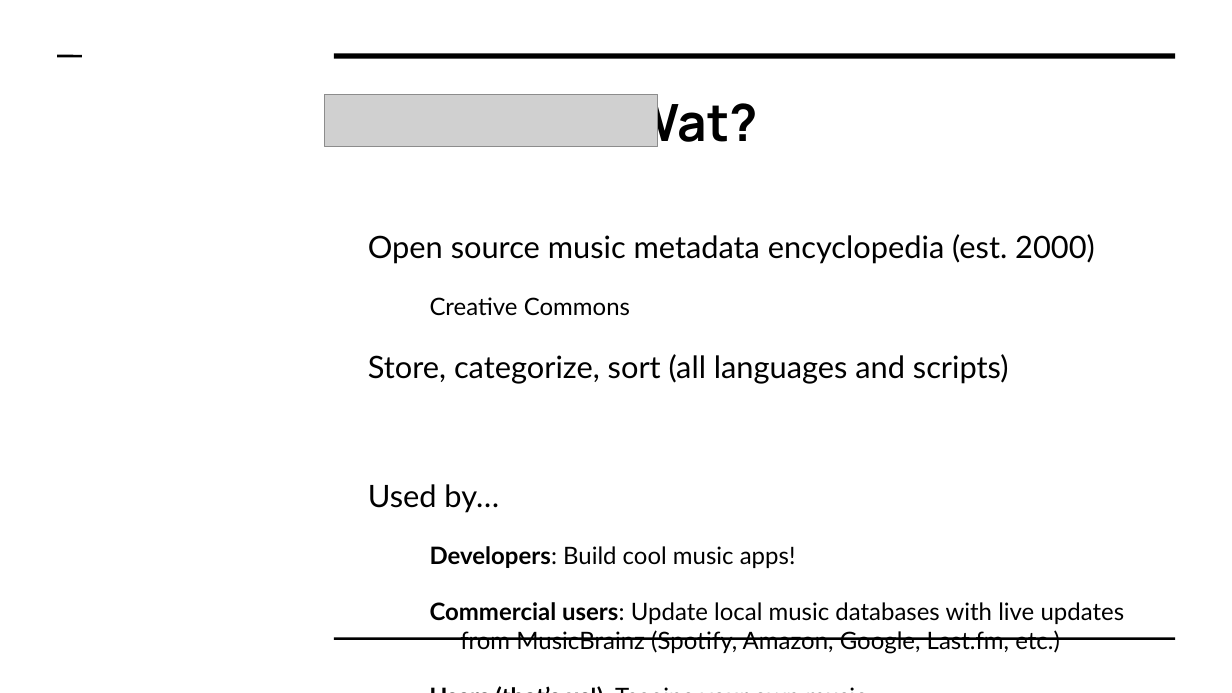
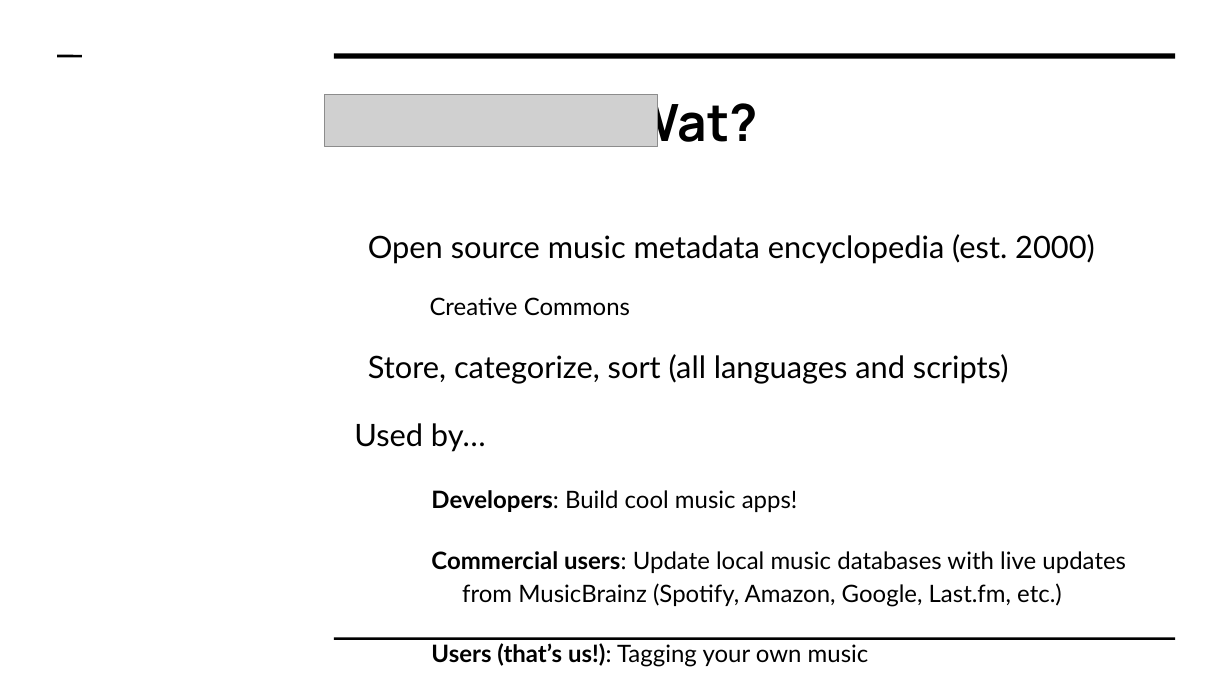
Before and after one commit to jflory7/presentations, a slide deck: slide 2 of 2017/musicbrainz-picard-workshop/musicbrainz-picard-workshop-presentation.odp. Drawn at 1232x693 pixels with LibreOffice and Linux fonts; fonts in the diff are those of the drawing; grey boxes stand for pictures. Boxes give left, top, right and bottom in pixels: in the first picture for what was removed or moved away, otherwise in the second. Text is boxed around its words. In the diff, an @@ line names an element or a change of style, - is before the commit and + after.

Commit message:
Minor revisions to MusicBrainz workshop

```diff
--- a/2017/musicbrainz-picard-workshop/musicbrainz-picard-workshop-presentation.odp
+++ b/2017/musicbrainz-picard-workshop/musicbrainz-picard-workshop-presentation.odp
@@ text "Used by…": place and size @@
-text "Used by…" at <box>368,234,1125,654</box>
+text "Used by…" at <box>354,423,1126,667</box>
@@ text "Used by…" at <box>354,423,1126,667</box>: indent changed; line spacing 1 to 1.15 @@
```
Also in this commit, not shown: 6 other slides changed, 1 slide removed, 1 other file.
